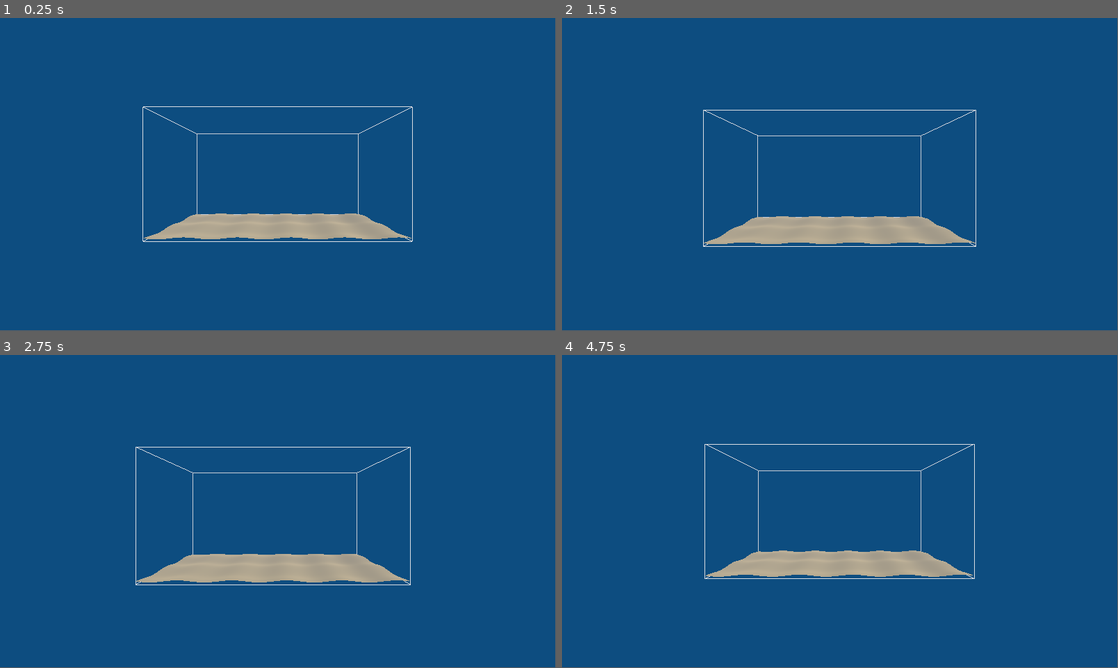
Above: before the commit, frames 1-4 (two rows, left to right).
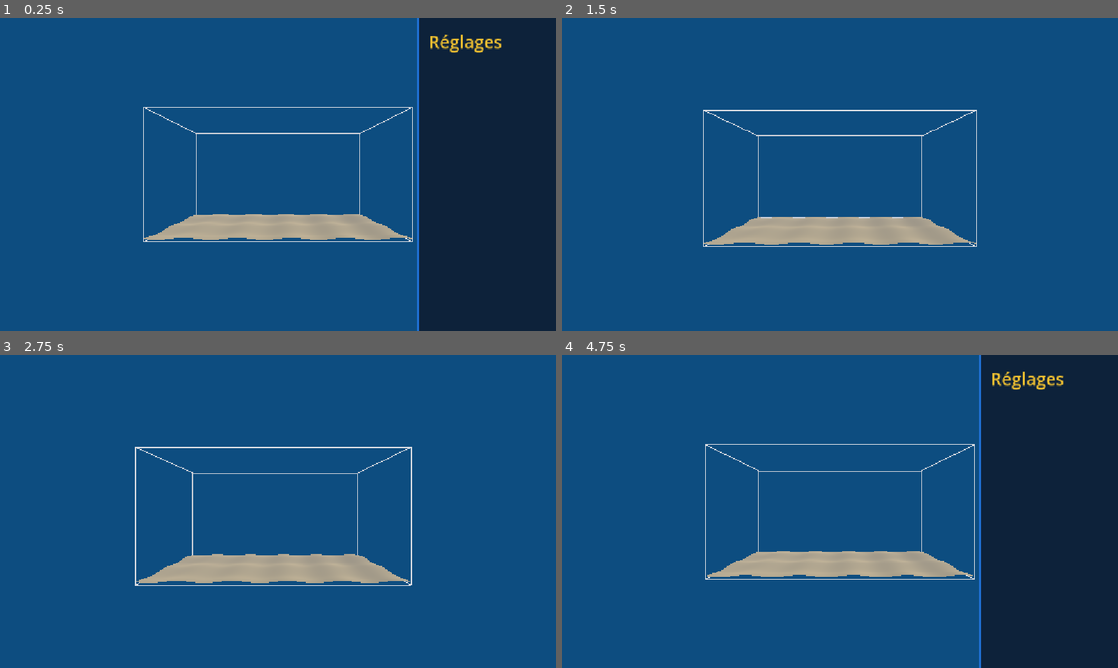
Above: after the commit, the same moments.

Repository: Lou-Simon/thon-sur-ton
Game: Godot game, scene res://aquarium/aquarium.tscn
Two runs of this game, one before a commit and one after it. Both use one fixed random seed, a clock stepped at 60 frames per second and the inputs below.
Inputs (mouse positions are in pixels of both pictures, inside the frame that each line leads up to):
- Up to frame 1 (0.25 s): no input
- Up to frame 2 (1.5 s): tap Enter at 0.5 s; move the mouse to (962, 158) at 0.52 s; hold Tab (interface_basculer, bound only after the commit) 0.53-1.28 s; tap Space (camera_monter) at 1.25 s; move the mouse to (728, 190) at 1.27 s; tap W (camera_avancer) at 1.35 s
- Up to frame 3 (2.75 s): tap Tab (interface_basculer, bound only after the commit) at 1.55 s; move the mouse to (333, 442) at 2.02 s; hold Tab (interface_basculer, bound only after the commit) from 2.03 s (still down); tap D (camera_droite) at 2.1 s
- Up to frame 4 (4.75 s): tap Enter at 2.75, 4.25 s; move the mouse to (812, 574) at 2.77 s; release Tab (interface_basculer, bound only after the commit) at 2.78 s; tap A (camera_gauche) at 2.85 s; tap Tab (interface_basculer, bound only after the commit) at 3.05, 4.55 s; tap Space (camera_monter) at 3.5, 3.6 s; move the mouse to (1006, 558) at 3.52 s; hold Tab (interface_basculer, bound only after the commit) 3.53-4.28 s; move the mouse to (673, 464) at 4.27 s; tap Home (camera_recentrer) at 4.35 s
In our replay, the window is 799x449 before the commit and 800x450 after it. These sizes can differ from the game's own. Grey fills any space a smaller window leaves; there, only what the larger window draws over its background counts as a difference.

The runs differ from the first frame. In frame 1, 26% of the frame differs, in the area x 0-100%, y 0-100%; in frame 2, 0.6%; in frame 3, 1.0%; in frame 4, 26%.

Commit message:
feat: ajoute le panneau de réglage et le thème de l'interface
Co-Authored-By: Claude Opus 5.5 <noreply@anthropic.com>

Diff:
--- a/godot/aquarium/aquarium.tscn
+++ b/godot/aquarium/aquarium.tscn
@@ -4,6 +4,7 @@
 [ext_resource type="Script" uid="uid://bx5xqa4fiis6g" path="res://aquarium/sol.gd" id="2_sol"]
 [ext_resource type="Script" uid="uid://lok43c2l8u4p" path="res://aquarium/ambiance.gd" id="3_ambiance"]
 [ext_resource type="Script" uid="uid://dmf2ids5tiuth" path="res://aquarium/camera.gd" id="4_camera"]
+[ext_resource type="PackedScene" path="res://interface/interface.tscn" id="5_interface"]
 
 [sub_resource type="StandardMaterial3D" id="StandardMaterial3D_aretes"]
 shading_mode = 0
@@ -25,3 +26,5 @@
 
 [node name="Camera" type="Camera3D" parent="." unique_id=1771163227]
 script = ExtResource("4_camera")
+
+[node name="Interface" parent="." unique_id=1501916604 instance=ExtResource("5_interface")]
--- /dev/null
+++ b/godot/interface/interface.gd
@@ -0,0 +1,16 @@
+extends CanvasLayer
+class_name Interface
+## L'interface : un calque 2D dessiné par-dessus la scène 3D.
+## Pour l'instant, un panneau de réglage vide, qu'une touche affiche ou masque.
+##
+## La souris : `Racine` couvre tout l'écran mais ignore la souris (`mouse_filter`),
+## les clics la traversent donc jusqu'à la caméra. `Panneau`, lui, arrête la souris :
+## au-dessus de lui, ni le clic-glisser ni la molette n'atteignent la caméra.
+
+@onready var _panneau: PanelContainer = $Racine/Panneau
+
+
+func _unhandled_input(evenement: InputEvent) -> void:
+	if evenement.is_action_pressed("interface_basculer"):
+		# Un panneau masqué ne reçoit plus la souris : tout l'écran revient à la caméra.
+		_panneau.visible = not _panneau.visible
--- /dev/null
+++ b/godot/interface/interface.tscn
@@ -0,0 +1,34 @@
+[gd_scene format=3]
+
+[ext_resource type="Script" path="res://interface/interface.gd" id="1_interface"]
+[ext_resource type="Theme" path="res://interface/theme.tres" id="2_theme"]
+
+[node name="Interface" type="CanvasLayer"]
+script = ExtResource("1_interface")
+
+[node name="Racine" type="Control" parent="."]
+layout_mode = 3
+anchors_preset = 15
+anchor_right = 1.0
+anchor_bottom = 1.0
+grow_horizontal = 2
+grow_vertical = 2
+mouse_filter = 2
+theme = ExtResource("2_theme")
+
+[node name="Panneau" type="PanelContainer" parent="Racine"]
+layout_mode = 1
+anchors_preset = -1
+anchor_left = 0.75
+anchor_right = 1.0
+anchor_bottom = 1.0
+grow_horizontal = 0
+grow_vertical = 2
+
+[node name="Contenu" type="VBoxContainer" parent="Racine/Panneau"]
+layout_mode = 2
+
+[node name="Titre" type="Label" parent="Racine/Panneau/Contenu"]
+layout_mode = 2
+theme_type_variation = &"Titre"
+text = "Réglages"
--- /dev/null
+++ b/godot/interface/theme.tres
@@ -0,0 +1,18 @@
+[gd_resource type="Theme" format=3 uid="uid://bodtho3yfw5gb"]
+
+[sub_resource type="StyleBoxFlat" id="StyleBoxFlat_panneau"]
+content_margin_left = 24.0
+content_margin_top = 24.0
+content_margin_right = 24.0
+content_margin_bottom = 24.0
+bg_color = Color(0.05, 0.09, 0.16, 0.8)
+border_width_left = 4
+border_color = Color(0.12156863, 0.43529412, 0.81960785, 1)
+
+[resource]
+default_font_size = 24
+Label/colors/font_color = Color(1, 1, 1, 1)
+PanelContainer/styles/panel = SubResource("StyleBoxFlat_panneau")
+Titre/base_type = &"Label"
+Titre/colors/font_color = Color(0.9490196, 0.7607843, 0.1882353, 1)
+Titre/font_sizes/font_size = 36
--- a/godot/project.godot
+++ b/godot/project.godot
@@ -13,6 +13,11 @@
 config/name="Thon sur thon"
 run/main_scene="res://aquarium/aquarium.tscn"
 config/features=PackedStringArray("4.7", "Forward Plus")
+
+[display]
+
+window/stretch/mode="canvas_items"
+window/stretch/aspect="expand"
 
 [input]
 
@@ -66,3 +71,8 @@
 "events": [Object(InputEventKey,"resource_local_to_scene":false,"resource_name":"","device":-1,"window_id":0,"alt_press …(195 unchanged characters)…
 ]
 }
+interface_basculer={
+"deadzone": 0.2,
+"events": [Object(InputEventKey,"resource_local_to_scene":false,"resource_name":"","device":-1,"window_id":0,"alt_pressed":false,"shift_pressed":false,"ctrl_pressed":false,"meta_pressed":false,"pressed":false,"keycode":0,"physical_keycode":4194306,"key_label":0,"unicode":0,"location":0,"echo":false,"script":null)
+]
+}
Not shown, added: godot/interface/interface.gd.uid
